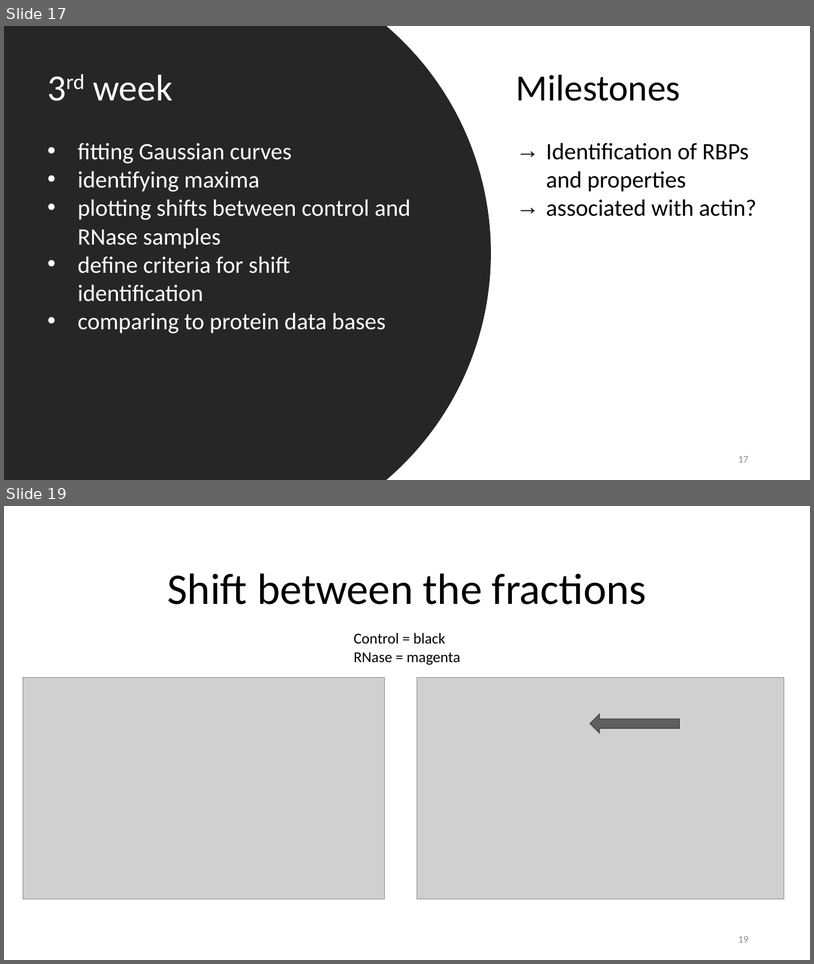
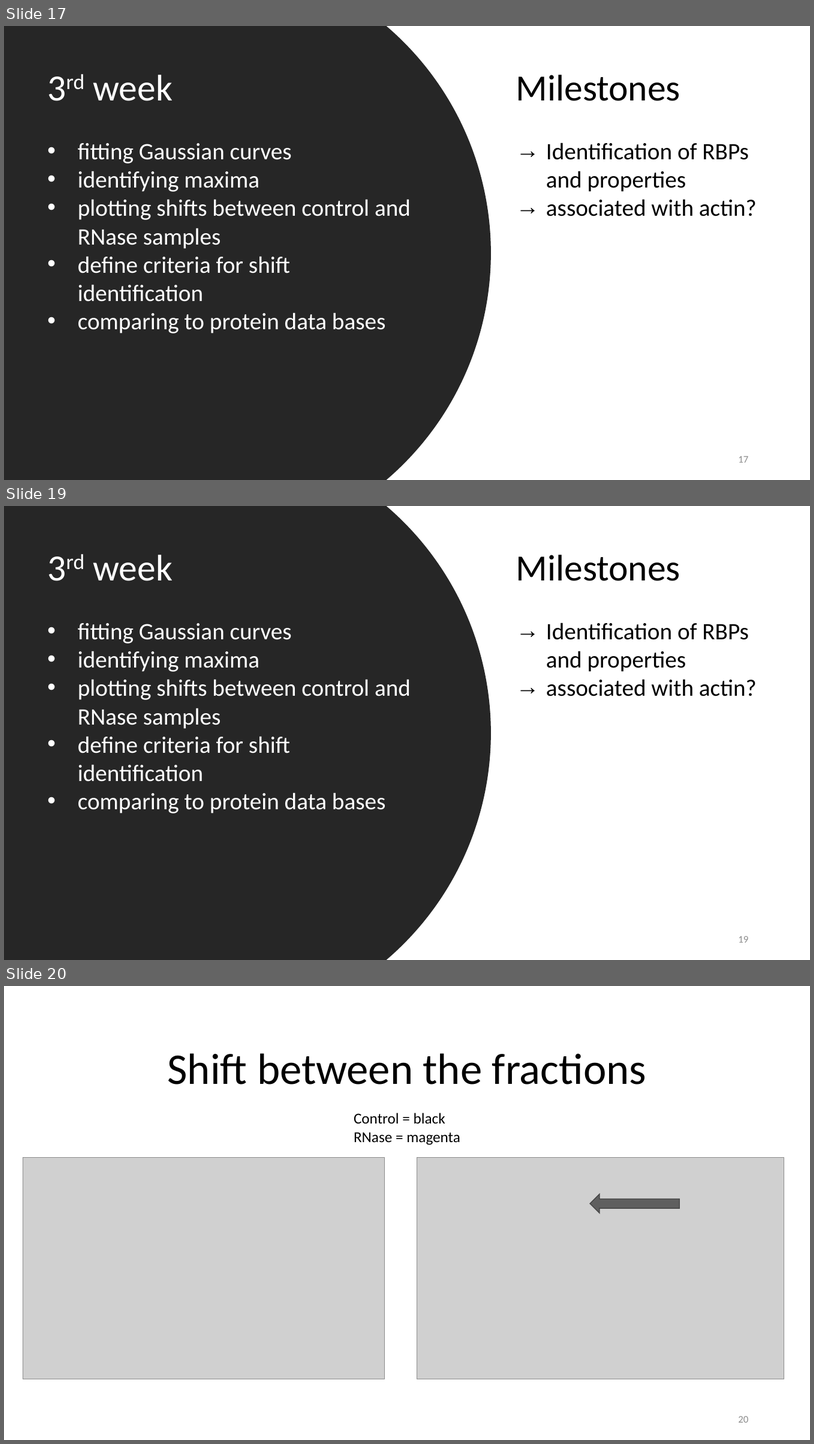
Before and after one commit to datascience-mobi-2022/2022-topic-03-team-05, a slide deck: Project Proposal_temporary draft.pptx. Shown one above the other, each under a label of ours: slides 17 and 19 before the commit, slides 17, 19 and 20 after it; the slides between them are not shown. The pictures are 814x964 and 814x1444 pixels, drawn with LibreOffice and Linux fonts; fonts in the diff are those of the drawing; grey boxes stand for pictures. Boxes give left, top, right and bottom in pixels: in the first picture for what was removed or moved away, otherwise in the second. Text is boxed around its words. In the diff, an @@ line names an element or a change of style, - is before the commit and + after.

```diff
--- a/Project Proposal_temporary draft.pptx
+++ b/Project Proposal_temporary draft.pptx
@@ slide 19 added at <box>4,506,810,960</box>, background #FFFFFF @@
@@ ellipse added at <box>4,506,491,960</box>, fill #262626, outline #262626 1 pt @@
@@ text added at <box>78,555,411,813</box>, 28 pt, text #FFFFFF @@
+3rd week
+• fitting Gaussian curves
+• identifying maxima
+• plotting shifts between control and RNase samples
+• define criteria for shift identification
+• comparing to protein data bases
@@ text added at <box>516,555,757,696</box>, 28 pt, text #000000 @@
+Milestones
+→ Identification of RBPs and properties
+→ associated with actin?
@@ page number added at <box>738,936,749,942</box>, 12 pt, text #8C8C8C @@
+19
@@ what was slide 19 is now slide 20 @@
@@ page number at <box>738,1416,749,1422</box>: text changed @@
-19
+20
```
Also in this commit, not shown: 1 slide changed.
